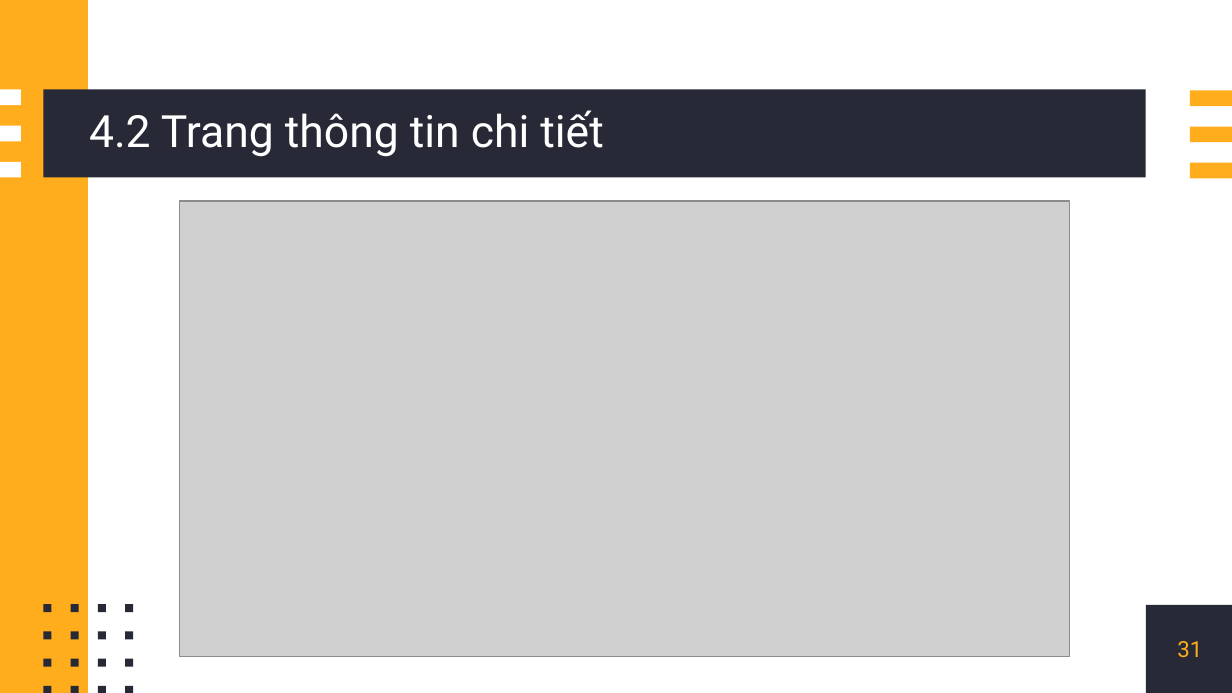
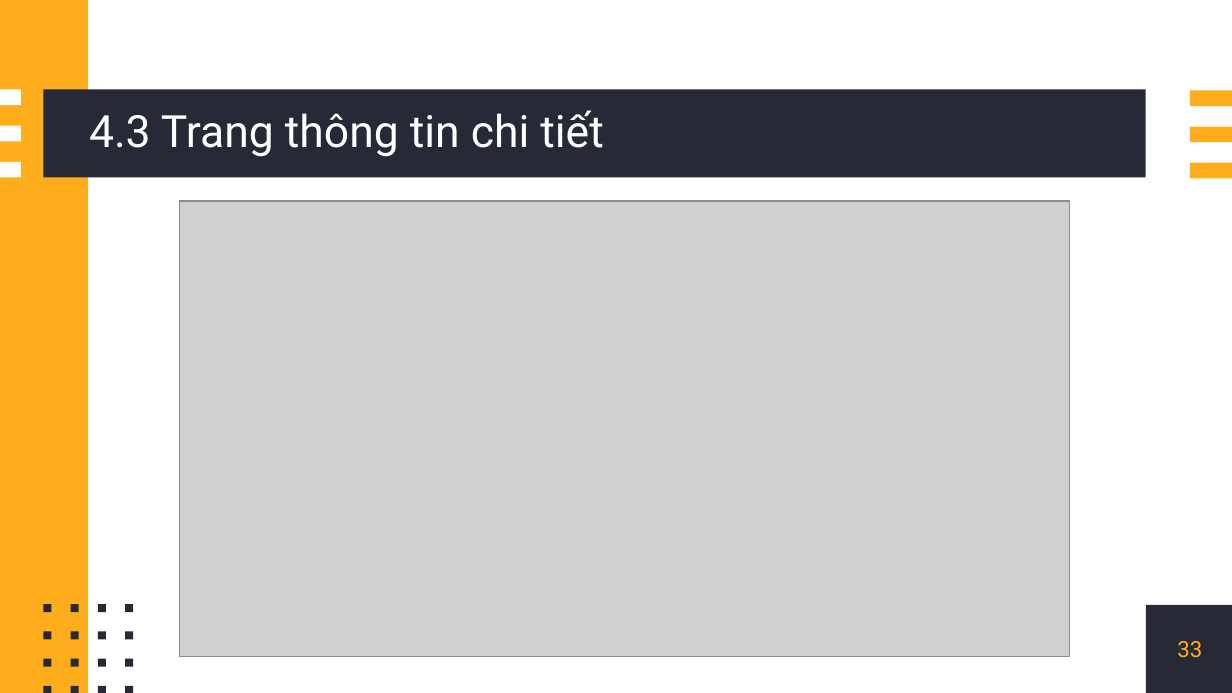
Before and after one commit to doitino/DoAn_CNPM_QuanLyGiangVien, a slide deck: slide 33 of nhom1.pptx (slide 31 before the commit). Drawn at 1232x693 pixels with LibreOffice and Linux fonts; fonts in the diff are those of the drawing; grey boxes stand for pictures. Boxes give left, top, right and bottom in pixels: in the first picture for what was removed or moved away, otherwise in the second. Text is boxed around its words. In the diff, an @@ line names an element or a change of style, - is before the commit and + after.

```diff
--- a/nhom1.pptx
+++ b/nhom1.pptx
@@ title at bbox=[89, 110, 603, 157]: text changed @@
-4.2 Trang thông tin chi tiết
+4.3 Trang thông tin chi tiết
@@ page number at bbox=[1177, 641, 1202, 658]: text changed @@
-31
+33
```
Also in this commit, not shown: 1 other slide changed, 4 slides added, 1 other file.
